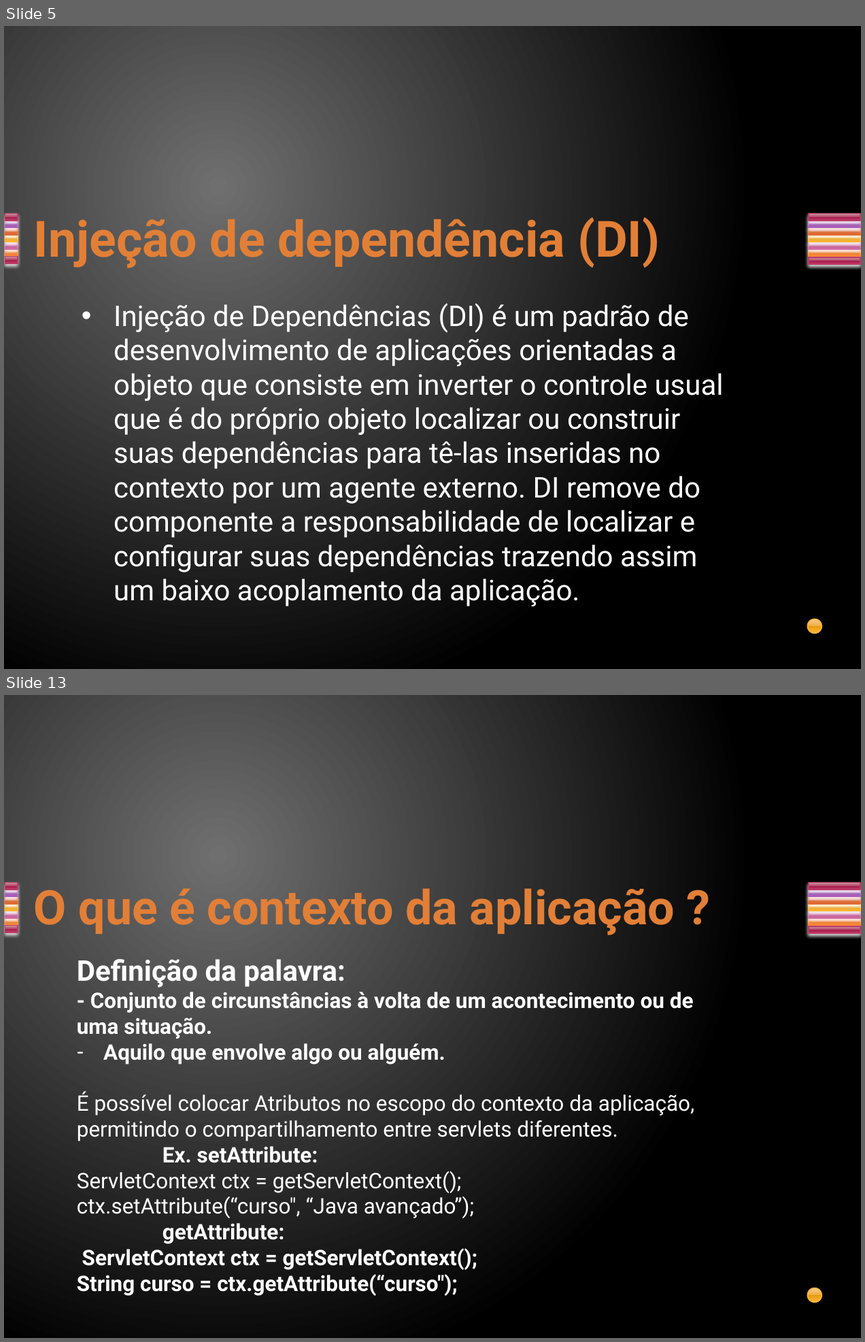
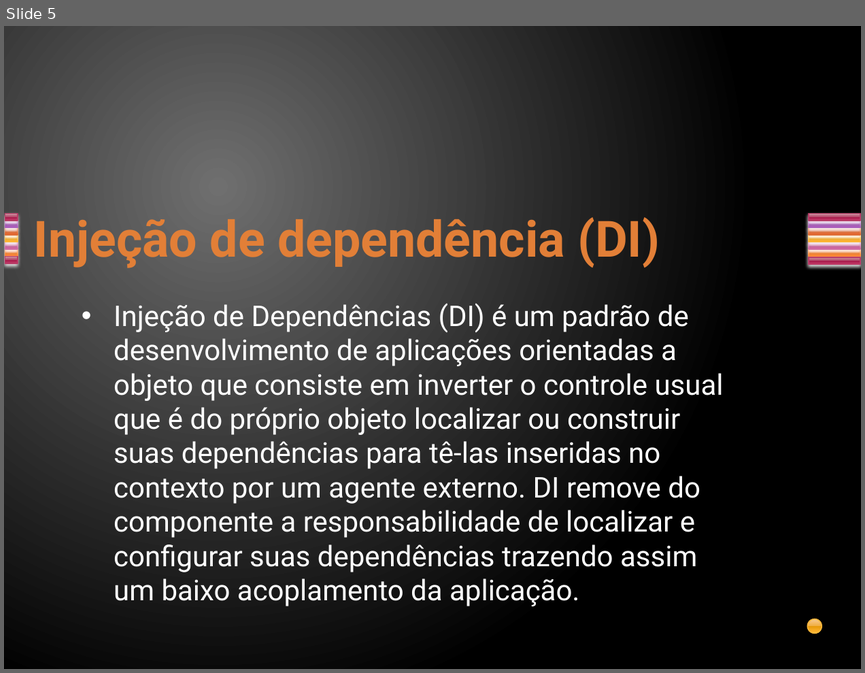
Before and after one commit to davirj9/javaAvancado, a slide deck: AulasAvancado/src/main/resources/br/com/3- CDI/CDI.pptx. Shown one above the other, each under a label of ours: slides 5 and 13 before the commit, slide 5 after it; the slides between them are not shown. The pictures are 865x1342 and 865x673 pixels, drawn with LibreOffice and Linux fonts; fonts in the diff are those of the drawing. Boxes give left, top, right and bottom in pixels: in the first picture for what was removed or moved away, otherwise in the second. Text is boxed around its words. In the diff, an @@ line names an element or a change of style, - is before the commit and + after.

```diff
--- a/AulasAvancado/src/main/resources/br/com/3- CDI/CDI.pptx
+++ b/AulasAvancado/src/main/resources/br/com/3- CDI/CDI.pptx
@@ slide 13 removed at [4, 695, 861, 1338], background gradient #707070 to #000000; not listed: 15 template elements that a slide beside it also shows @@
@@ title removed at [34, 888, 674, 935] @@
-O que é contexto da aplicação ?
@@ text removed at [77, 959, 694, 1295] @@
-Definição da palavra:
-- Conjunto de circunstâncias à volta de um acontecimento ou de uma situação.
-– Aquilo que envolve algo ou alguém.
-É possível colocar Atributos no escopo do contexto da aplicação, permitindo o compartilhamento entre servlets diferentes.
-Ex. setAttribute:
-ServletContext ctx = getServletContext();
-ctx.setAttribute(“curso", “Java avançado”);
-getAttribute:
-ServletContext ctx = getServletContext();
-String curso = ctx.getAttribute(“curso");
```
Also in this commit, not shown: 1 slide changed, 4 slides added, 15 other slides removed.
